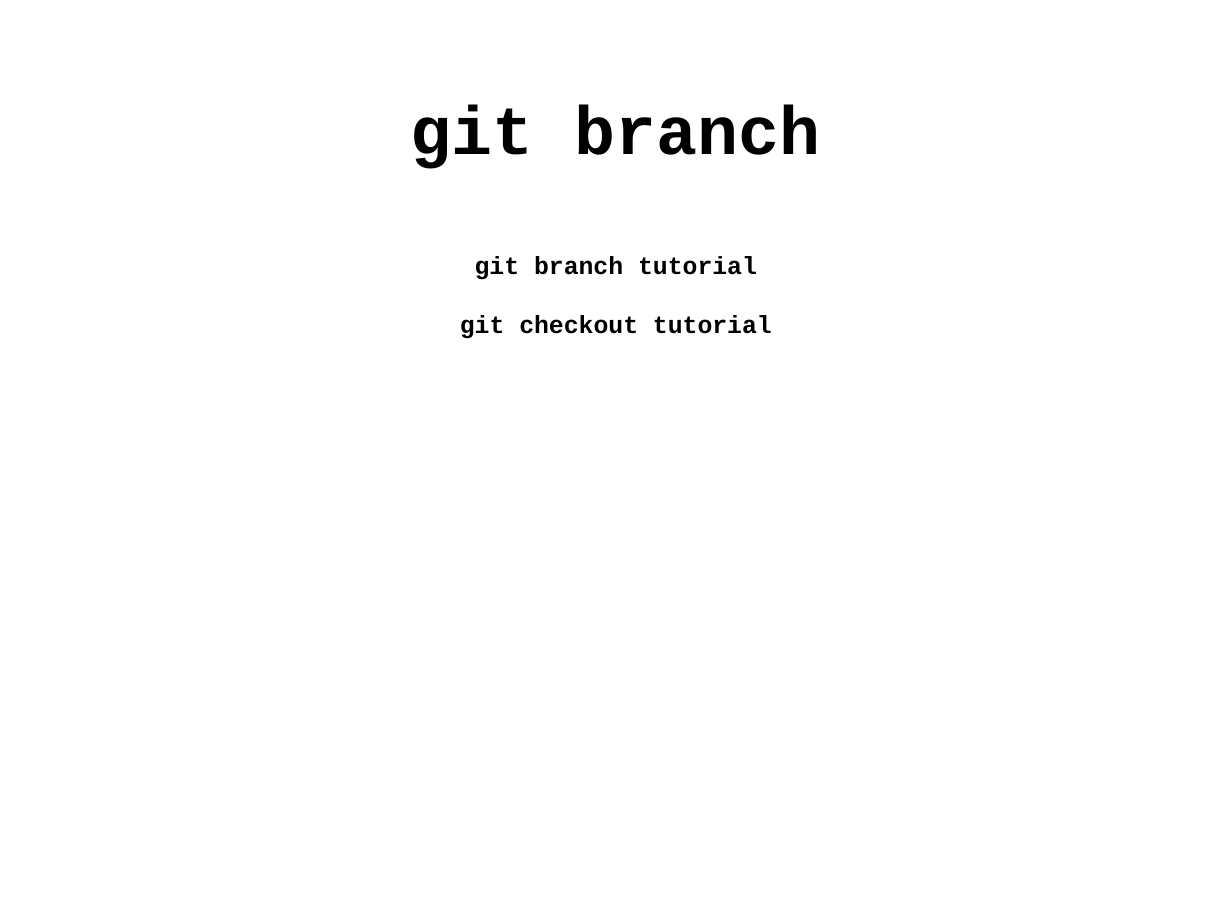
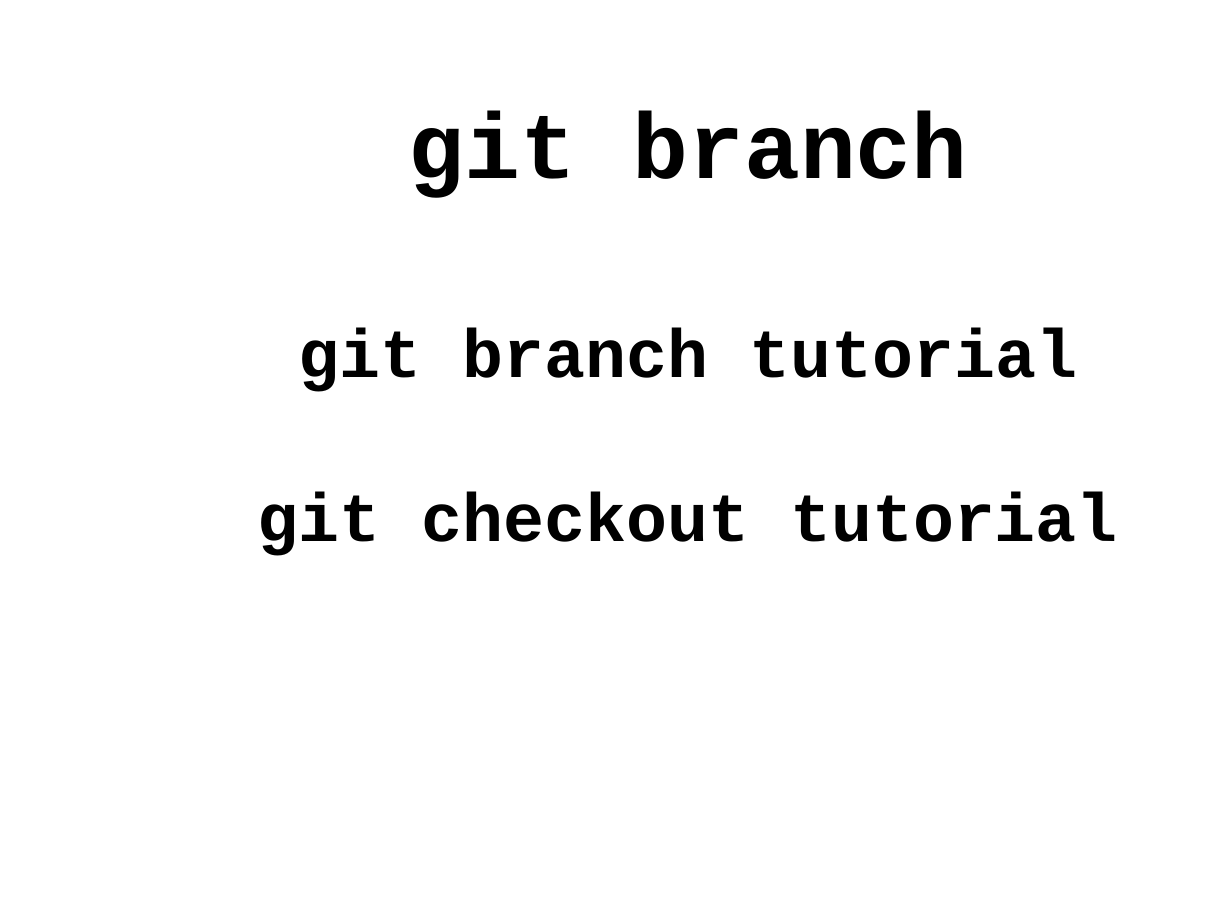
Before and after one commit to gregkh/kernel-tutorial, a slide deck: slide 10 of kernel_patch_tutorial.odp. Drawn at 1232x924 pixels with LibreOffice and Linux fonts; fonts in the diff are those of the drawing. Boxes give left, top, right and bottom in pixels: in the first picture for what was removed or moved away, otherwise in the second. Text is boxed around its words. In the diff, an @@ line names an element or a change of style, - is before the commit and + after.

```diff
--- a/kernel_patch_tutorial.odp
+++ b/kernel_patch_tutorial.odp
@@ text "git branch": place and size @@
-text "git branch" at [411, 104, 821, 339]
+text "git branch" at [258, 111, 1118, 556]
@@ text "git branch" at [258, 111, 1118, 556]: size 44 to 60 pt in "git branch"; size 16 to 44 pt in "git branch tutorial", "git checkout tutorial" @@
```
Also in this commit, not shown: 3 other slides changed, 1 other file.
